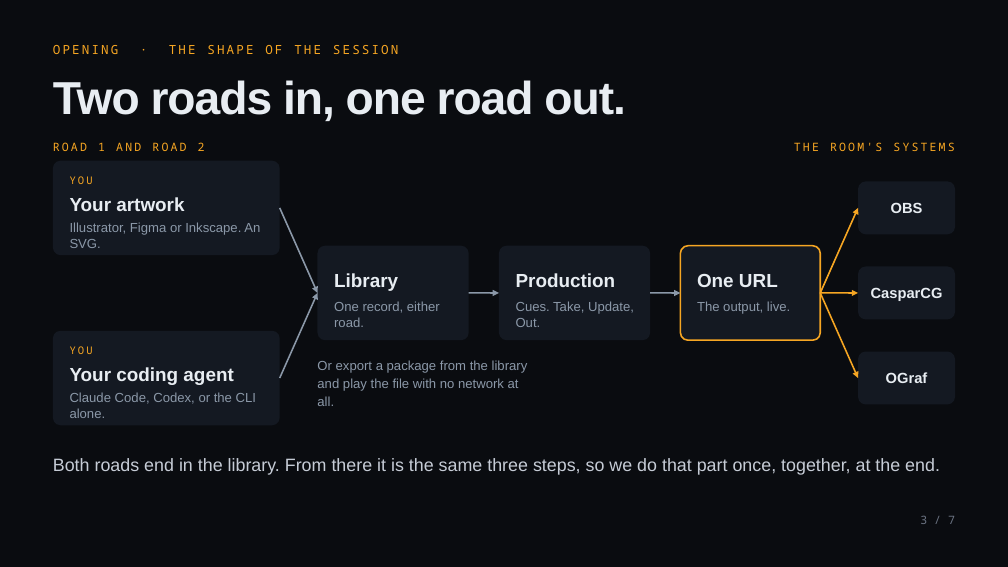
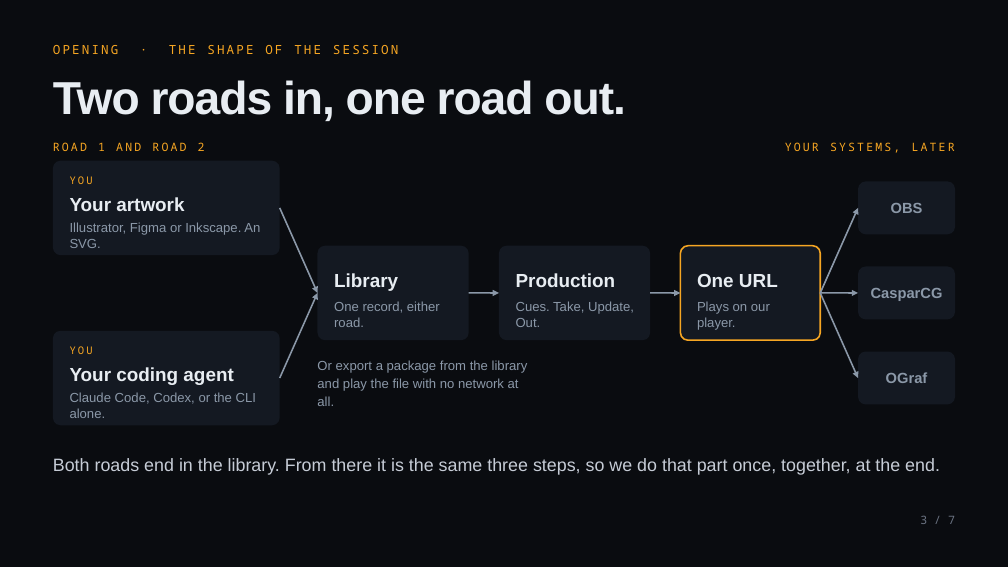
Before and after one commit to NoaCG/NoaCG-Studio, a slide deck: slide 3 of docs/presentation-2026-09-25/NoaCG-2026-09-25.pptx. Drawn at 1008x567 pixels with LibreOffice and Linux fonts; fonts in the diff are those of the drawing. Boxes give left, top, right and bottom in pixels: in the first picture for what was removed or moved away, otherwise in the second. Text is boxed around its words. In the diff, an @@ line names an element or a change of style, - is before the commit and + after.

```diff
--- a/docs/presentation-2026-09-25/NoaCG-2026-09-25.pptx
+++ b/docs/presentation-2026-09-25/NoaCG-2026-09-25.pptx
@@ text at (x1=785, y1=142, x2=955, y2=153): text changed @@
-THE ROOM'S SYSTEMS
+YOUR SYSTEMS, LATER
@@ arrow (820, 293) - (858, 208): stroke #F6A623 1.5 pt to #8B98A8 1.5 pt @@
@@ arrow (820, 293) - (858, 293): stroke #F6A623 1.5 pt to #8B98A8 1.5 pt @@
@@ arrow (820, 293) - (858, 378): stroke #F6A623 1.5 pt to #8B98A8 1.5 pt @@
@@ text at (x1=697, y1=301, x2=770, y2=330): text changed @@
-The output, live.
+Plays on our player.
@@ text colour #E8EDF2 to #8B98A8 in 3 elements at (x1=891, y1=203, x2=923, y2=213), (x1=871, y1=288, x2=943, y2=301), (x1=886, y1=372, x2=928, y2=383) @@
```
Also in this commit, not shown: 1 other slide changed, 3 other files.
